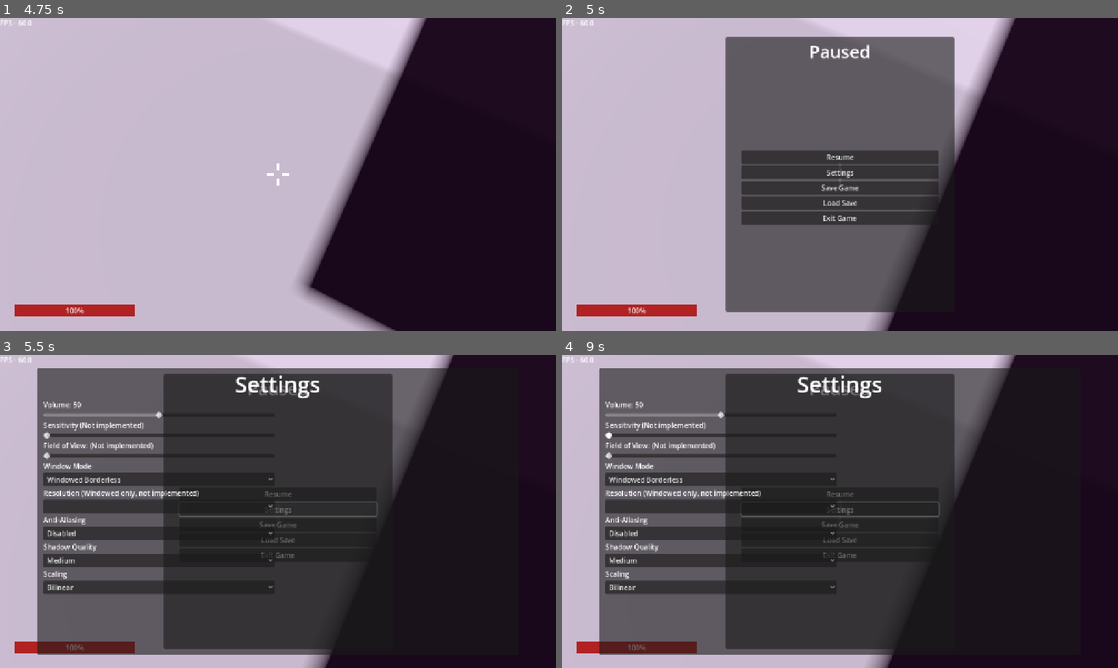
Above: before the commit, frames 1-4 (two rows, left to right).
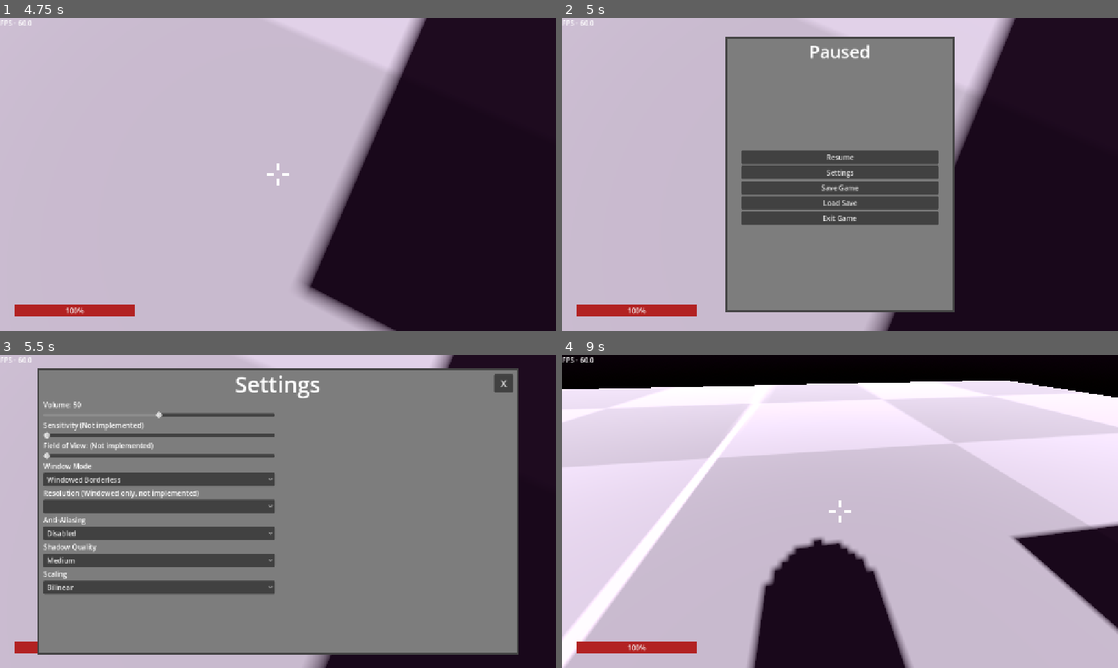
Above: after the commit, the same moments.

Repository: RubberDev/3d-game-test
Game: Godot game, scene res://TitleScreens/DebugTitleScr/DebugTitleScreen.tscn
Same seed, same stepped clock (60 frames per second), same inputs: the game is played once before the commit and once after it. Sound files missing from this copy of the repository are replaced by a short silence.
Inputs (mouse positions are in pixels of both pictures, inside the frame that each line leads up to):
- Up to frame 1 (4.75 s): click "Phys and Trigger Test" at 0.5 s; tap Enter at 1.25 s; move the mouse to (305, 174) at 1.27 s; hold Ctrl (Crouch) 1.28-2.03 s; hold W (Forward) from 1.28 s (still down); tap Space (Jump) at 1.52, 2.27, 3.77, 4.52 s; move the mouse to (250, 174) at 2.02 s; tap F (Flashlight) at 2.1 s; move the mouse to (289, 168) at 2.77 s; tap E (Interact) at 2.85 s; move the mouse to (272, 180) at 3.52 s; tap Alt (Sneak) at 3.6 s; move the mouse to (316, 177) at 4.27 s; hold Shift (Sprint) from 4.28 s (still down)
- Up to frame 2 (5 s): keep holding W (Forward); keep holding Shift (Sprint); tap Escape (Pause) at 4.9 s
- Up to frame 3 (5.5 s): release W (Forward) at 5 s; release Shift (Sprint) at 5 s; click "Settings" at 5 s
- Up to frame 4 (9 s): click (1067, 383) at 5.75 s, where only the run after the commit has a clickable "X"; click "Resume" at 6.5 s; move the mouse to (673, 464) at 7.27 s; hold A (Left) 7.28-8.03 s; tap Ctrl (Crouch) at 7.35 s; move the mouse to (867, 511) at 8.02 s; hold S (Back) 8.03-8.78 s; tap F (Flashlight) at 8.1 s; move the mouse to (756, 433) at 8.77 s; hold D (Right) from 8.78 s (still down); tap E (Interact) at 8.85 s

Frame 1 is identical in both runs. In frame 2, 29% of the frame differs, in the area x 29-71%, y 6-94%; in frame 3, 72%; in frame 4, 94%, in the area x 0-100%, y 0-100%.

Commit message:
Close settings button, styled menus

Diff:
--- a/Player/Scripts/pause_menu.gd
+++ b/Player/Scripts/pause_menu.gd
@@ -4,6 +4,7 @@
 	$MainP.hide()
 	$Settings.hide()
 
+# Pausing
 func _input(_event: InputEvent) -> void:
 	if Input.is_action_just_pressed("Pause"):
 		if get_tree().paused == false:
@@ -33,6 +34,10 @@
 # Settings button
 func _on_settings_pressed() -> void:
 	$Settings.show()
+
+# Close settings
+func _on_close_settings_pressed() -> void:
+	$Settings.hide()
 
 # Volume
 var bus = AudioServer.get_bus_index("Master")
--- /dev/null
+++ b/Player/UI/pause_menu.tres
@@ -0,0 +1,12 @@
+[gd_resource type="Theme" load_steps=2 format=3 uid="uid://haay43fjiohj"]
+
+[sub_resource type="StyleBoxFlat" id="StyleBoxFlat_br0yf"]
+bg_color = Color(0.48962224, 0.48962224, 0.48962206, 1)
+border_width_left = 4
+border_width_top = 4
+border_width_right = 4
+border_width_bottom = 4
+border_color = Color(0.2665752, 0.26657522, 0.26657504, 1)
+
+[resource]
+Panel/styles/panel = SubResource("StyleBoxFlat_br0yf")
--- a/Player/UI/pause_menu.tscn
+++ b/Player/UI/pause_menu.tscn
@@ -1,6 +1,7 @@
-[gd_scene load_steps=2 format=3 uid="uid://ba3xsrh4k8mth"]
+[gd_scene load_steps=3 format=3 uid="uid://ba3xsrh4k8mth"]
 
 [ext_resource type="Script" uid="uid://b60gysmjubd5y" path="res://Player/Scripts/pause_menu.gd" id="1_br0yf"]
+[ext_resource type="Theme" uid="uid://haay43fjiohj" path="res://Player/UI/pause_menu.tres" id="2_rmiiq"]
 
 [node name="PauseMenu" type="Control"]
 process_mode = 3
@@ -15,7 +16,6 @@
 script = ExtResource("1_br0yf")
 
 [node name="MainP" type="Panel" parent="."]
-visible = false
 layout_mode = 1
 anchors_preset = 8
 anchor_left = 0.5
@@ -28,6 +28,7 @@
 offset_bottom = 316.0
 grow_horizontal = 2
 grow_vertical = 2
+theme = ExtResource("2_rmiiq")
 
 [node name="Label" type="Label" parent="MainP"]
 layout_mode = 0
@@ -84,6 +85,7 @@
 offset_bottom = -31.0
 grow_horizontal = 2
 grow_vertical = 2
+theme = ExtResource("2_rmiiq")
 
 [node name="SettingsLabel" type="Label" parent="Settings"]
 layout_mode = 1
@@ -99,6 +101,15 @@
 horizontal_alignment = 1
 vertical_alignment = 1
 
+[node name="CloseSettings" type="Button" parent="Settings"]
+layout_mode = 0
+offset_left = 1052.0
+offset_top = 13.0
+offset_right = 1095.0
+offset_bottom = 55.0
+theme_override_font_sizes/font_size = 24
+text = "X"
+
 [node name="VBoxContainer" type="VBoxContainer" parent="Settings"]
 layout_mode = 0
 offset_left = 14.0
@@ -216,6 +227,7 @@
 [connection signal="pressed" from="MainP/VBoxContainer/Resume" to="." method="_on_resume_pressed"]
 [connection signal="pressed" from="MainP/VBoxContainer/Settings" to="." method="_on_settings_pressed"]
 [connection signal="pressed" from="MainP/VBoxContainer/Quit" to="." method="_on_quit_pressed"]
+[connection signal="pressed" from="Settings/CloseSettings" to="." method="_on_close_settings_pressed"]
 [connection signal="value_changed" from="Settings/VBoxContainer/Volume" to="." method="_on_volume_value_changed"]
 [connection signal="item_selected" from="Settings/VBoxContainer/WindowModes" to="." method="_on_window_modes_item_selected"]
 [connection signal="item_selected" from="Settings/VBoxContainer/Anti-Aliasing" to="." method="_on_atni_aliasing_item_selected"]
